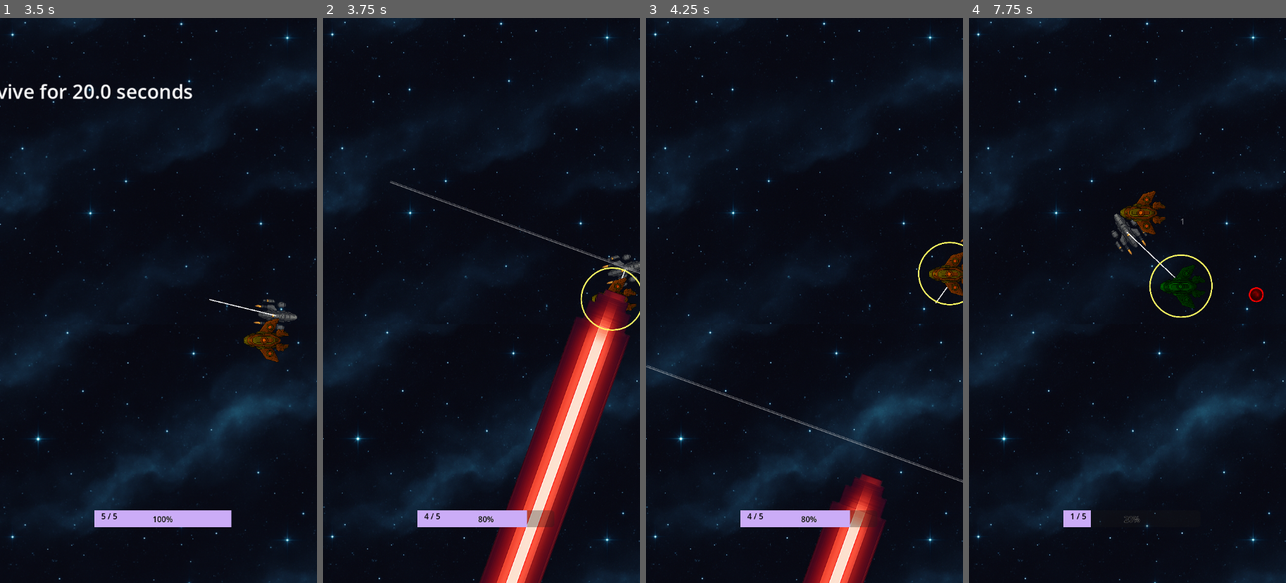
Above: before the commit, frames 1-4 (left to right).
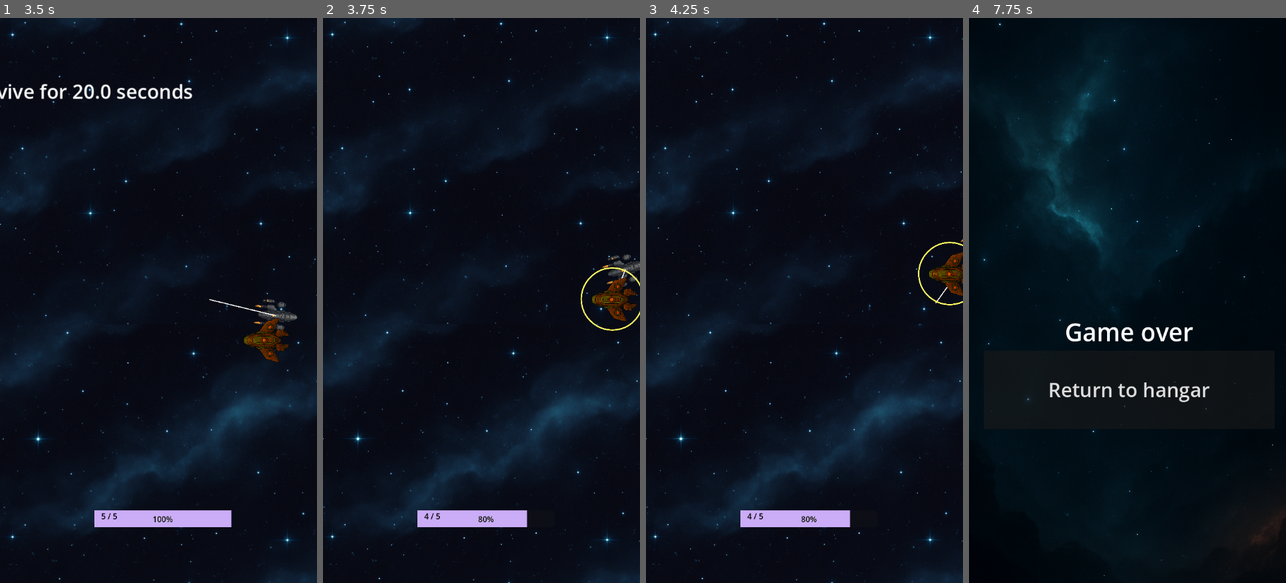
Above: after the commit, the same moments.

Repository: samjhill/echo-sector
Game: Godot game, scene res://hangar.tscn
Two runs of this game, one before a commit and one after it. Both use one fixed random seed, a clock stepped at 60 frames per second and the inputs below.
Inputs (mouse positions are in pixels of both pictures, inside the frame that each line leads up to):
- Up to frame 1 (3.5 s): click "Launch" at 0.5 s; tap Enter at 1.25 s; move the mouse to (228, 272) at 1.27 s; hold Right (ui_right) 1.28-2.03 s; click (228, 272) at 1.42 s; move the mouse to (95, 328) at 2.02 s; hold Down (ui_down) 2.03-2.78 s; move the mouse to (190, 176) at 2.77 s; hold Right (ui_right) from 2.78 s (still down)
- Up to frame 2 (3.75 s): move the mouse to (589, 340) at 3.52 s; release Right (ui_right) at 3.53 s; hold Up (ui_up) from 3.53 s (still down); click (589, 340) at 3.67 s
- Up to frame 3 (4.25 s): keep holding Up (ui_up)
- Up to frame 4 (7.75 s): move the mouse to (1222, 385) at 4.27 s; release Up (ui_up) at 4.28 s; hold Left (ui_left) 4.28-5.78 s; move the mouse to (1089, 91) at 5.02 s; click (1089, 91) at 5.17 s; move the mouse to (1143, 300) at 5.77 s; hold Down (ui_down) 5.78-6.53 s; click (1143, 300) at 5.92 s; move the mouse to (1079, 159) at 6.52 s; hold Right (ui_right) 6.53-7.28 s; move the mouse to (1197, 300) at 7.27 s; hold Up (ui_up) from 7.28 s (still down); click (1197, 300) at 7.42 s

Frame 1 is identical in both runs. In frame 2, 9.6% of the frame differs, in the area x 21-100%, y 28-100%; in frame 3, 3.4%; in frame 4, 15%, in the area x 0-100%, y 0-100%.

Commit message:
do damage based on equipped weapon

Diff:
--- a/laser_projectile.gd
+++ b/laser_projectile.gd
@@ -9,15 +9,16 @@
 func _ready():
 	$Timer.wait_time = lifetime
 	$Timer.start()
-	connect("area_entered", _on_area_entered)
+	#connect("body_entered", _on_body_entered)
 
 func _physics_process(delta):
 	position += direction.normalized() * speed * delta
 
-func _on_area_entered(area: Area2D):
-	if area.has_method("take_damage"):
-		area.take_damage(damage)
-	queue_free()
+func _on_body_entered(body):
+	print("hit", body)
+	if body.has_method("take_damage"):
+		body.take_damage(damage)
+	queue_free()  # Destroy the laser after hitting
 
 func _on_Timer_timeout():
 	queue_free()
--- a/laser_projectile.tscn
+++ b/laser_projectile.tscn
@@ -18,3 +18,5 @@
 shape = SubResource("RectangleShape2D_mj24a")
 
 [node name="Timer" type="Timer" parent="."]
+
+[connection signal="body_entered" from="." to="." method="_on_body_entered"]
--- a/player.gd
+++ b/player.gd
@@ -30,18 +30,30 @@
 	add_to_group("players")
 	current_health = max_health
 	target_position = global_position
-	# UI related items
 	update_health_ui()
 
-	var laser = LaserWeapon.new()
-	weapon_components.append(laser)
+	# Engine
+	#match player_data.equipped_engine:
+		#"basic_engine":
+			#engine_component = EngineComponent.new()
+		#_:
+			#engine_component = null
+
+	# Weapons
+	weapon_components.clear()
+	for weapon in PlayerData.get_equipped_weapons():
+		var weapon_name = weapon["name"]
+		match weapon_name:
+			"Pulse Laser Mk I":
+				weapon_components.append(LaserWeapon.new())
+			_:  # Unknown or unassigned
+				print("Unknown weapon:", weapon_name)
+
+	# Set up cooldowns for equipped weapons
 	weapon_cooldowns.resize(weapon_components.size())
-
-	var engine = EngineComponent.new()
-	weapon_components.append(engine)
-
 	for i in weapon_cooldowns.size():
-		weapon_cooldowns[i] = laser.cooldown
+		weapon_cooldowns[i] = 0.0
+
 
 func _input(event):
 	if event is InputEventScreenTouch and event.pressed:
@@ -50,7 +62,6 @@
 		_set_target(event.position)
 
 func take_damage(amount: int):
-	print("player took damage", amount)
 	current_health -= amount
 	update_health_ui()
 	if current_health <= 0:
@@ -131,15 +142,13 @@
 		trajectory_line.visible = false
 
 	if current_target and is_instance_valid(current_target):
-		print("delta", delta)
 		fire_timer += delta
 		if fire_timer >= fire_interval:
 			fire_timer = 0.0
-			shoot_at_target(current_target)
+			#shoot_at_target(current_target)
 
 
 		for i in weapon_components.size():
-			print("weapon_cooldowns", weapon_cooldowns)
 			var weapon = weapon_components[i]
 			if weapon is LaserWeapon and current_target:
 				weapon_cooldowns[i] += delta
@@ -155,7 +164,7 @@
 	var direction = (target.global_position - global_position).normalized()
 	laser.global_position = global_position
 	laser.direction = direction
-	laser.rotation = direction.angle()  # 🔥 THIS ROTATES IT
+	laser.rotation = direction.angle()
 
 	laser.damage = weapon.damage
 	get_tree().current_scene.add_child(laser)
--- a/playerData.gd
+++ b/playerData.gd
@@ -1,7 +1,6 @@
 extends Node
 
 var credits: int = 0
-#var unlocked_ships: Array[StringName] = []
 var inventory: Array = []
 var equipped_components: Dictionary = {}
 
@@ -27,8 +26,8 @@
 
 	var data = {
 		"credits": credits,
-		#"unlocked_ships": unlocked_ships,
-		"inventory": serialized_inventory
+		"inventory": serialized_inventory,
+		"equipment": equipped_components
 	}
 
 	var file = FileAccess.open(SAVE_FILE_PATH, FileAccess.WRITE)
@@ -47,15 +46,14 @@
 	var result = JSON.parse_string(content)
 	if result is Dictionary:
 		credits = result.get("credits", 0)
-		#unlocked_ships = result.get("unlocked_ships", [])
 
 		inventory.clear()
 		var starter_items = [
 			{
-			  "name": "Pulse Laser Mk I",
-			  "description": "Entry-level laser cannon",
-			  "slot_type": "weapon",
-			  "icon_path": "res://items/pulse_laser.png"
+				"name": "Pulse Laser Mk I",
+				"description": "Entry-level laser cannon",
+				"slot_type": "weapon",
+				"icon_path": "res://items/pulse_laser.png"
 			},
 			{
 				"name": "Basic Thruster",
@@ -80,7 +78,15 @@
 
 		var loaded_equipment = result.get("equipment", starter_items)
 		for item in loaded_equipment:
-			var slot_type = item["slot_type"]
-			equipped_components[slot_type] = item
-			if item["icon_path"] != "":
-				item["icon"] = load(item["icon_path"])
+			var item_data = loaded_equipment[item]
+			var slot_type = item_data["slot_type"]
+			#if item["icon_path"] != "":
+				#item["icon"] = load(item["icon_path"])
+			equipped_components[slot_type] = item_data
+
+func get_equipped_weapons() -> Array:
+	var weapons := []
+	for slot_type in equipped_components:
+		if equipped_components[slot_type].get("slot_type", "") == "weapon":
+			weapons.append(equipped_components[slot_type])
+	return weapons
--- a/projectile.gd
+++ b/projectile.gd
@@ -15,6 +15,5 @@
 		return
 
 	if body.has_method("take_damage"):
-		print("Hit:", body.name)
 		body.take_damage(damage)
 		queue_free()
Binary file changed: components/laser.png
Not shown, changed: .DS_Store
